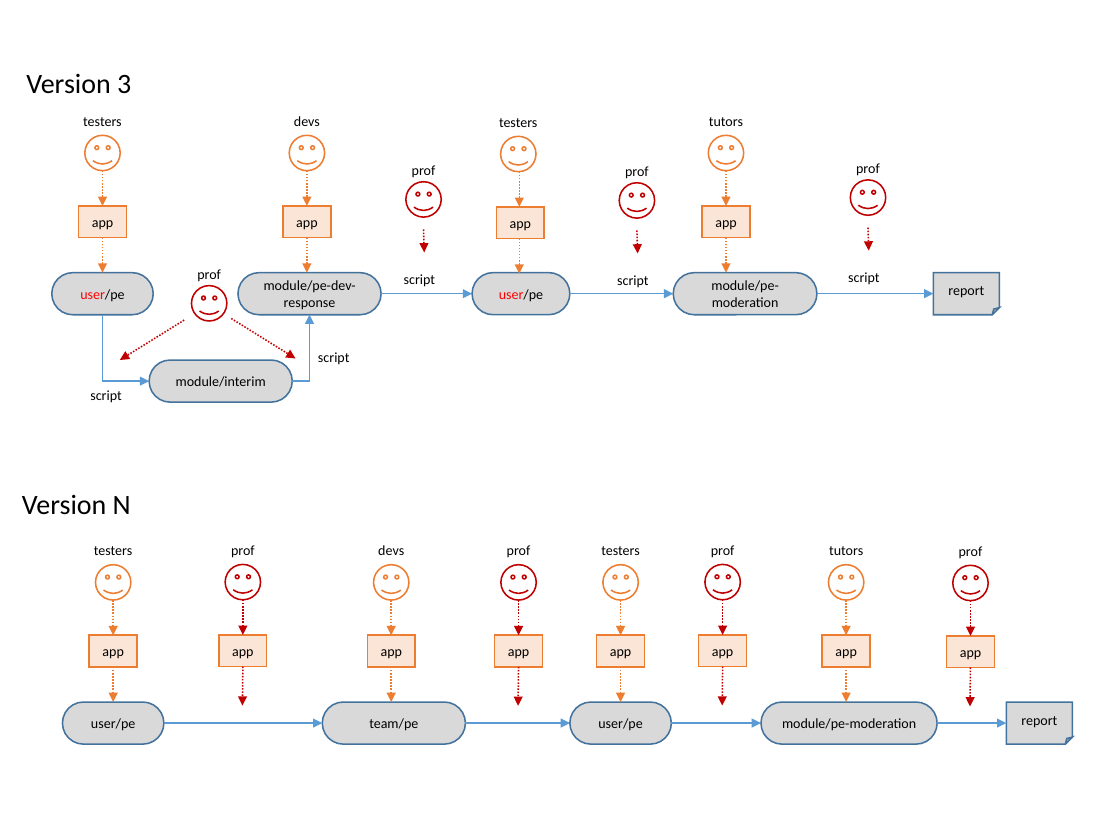
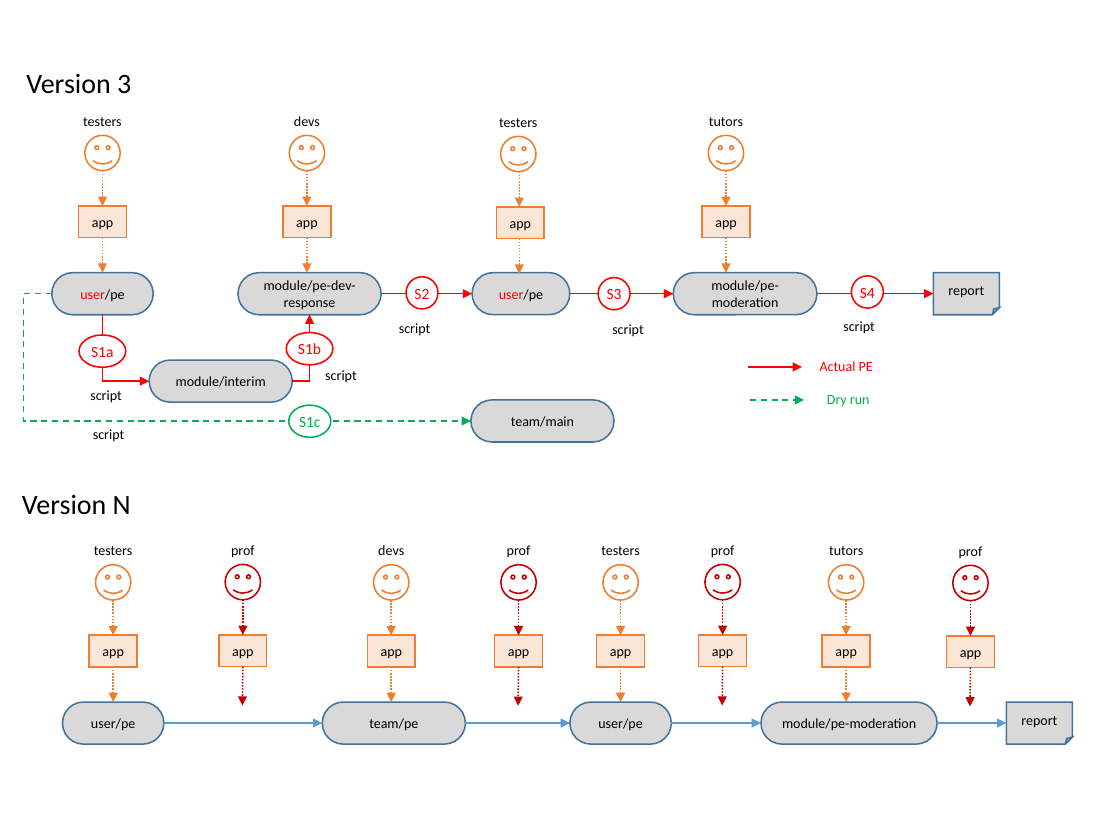
Before and after one commit to CATcher-org/templates, a slide deck: slide 2 of assets/Workflow.pptx. Drawn at 1120x840 pixels with LibreOffice and Linux fonts; fonts in the diff are those of the drawing. Boxes give left, top, right and bottom in pixels: in the first picture for what was removed or moved away, otherwise in the second. Text is boxed around its words. In the diff, an @@ line names an element or a change of style, - is before the commit and + after.

Commit message:
Update workflow diagram, add numbers to script actions

```diff
--- a/assets/Workflow.pptx
+++ b/assets/Workflow.pptx
@@ text removed at [412, 165, 436, 178] @@
-prof
@@ text removed at [625, 166, 649, 179] @@
-prof
@@ text removed at [856, 163, 880, 176] @@
-prof
@@ smiley face removed at [405, 181, 441, 217] @@
@@ smiley face removed at [619, 183, 655, 218] @@
@@ smiley face removed at [850, 180, 886, 216] @@
@@ arrow removed from (423, 230) to (424, 252) @@
@@ arrow removed from (637, 231) to (637, 253) @@
@@ arrow removed from (868, 227) to (869, 251) @@
@@ text removed at [197, 269, 221, 282] @@
-prof
@@ elbow arrow added from (52, 293) to (470, 421), #00B050 1 pt dashed @@
@@ smiley face removed at [192, 286, 227, 321] @@
@@ arrow (381, 293) - (472, 293): stroke #5B9BD5 1 pt to #FF0000 1 pt @@
@@ ellipse added at [407, 277, 439, 309], fill #FFFFFF, outline #FF0000 1 pt, 10 pt, text #FF0000 @@
+S2
@@ arrow (570, 293) - (673, 293): stroke #5B9BD5 1 pt to #FF0000 1 pt @@
@@ ellipse added at [598, 278, 631, 310], fill #FFFFFF, outline #FF0000 1 pt, 10 pt, text #FF0000 @@
+S3
@@ arrow (816, 293) - (933, 293): stroke #5B9BD5 1 pt to #FF0000 1 pt @@
@@ ellipse added at [851, 276, 884, 308], fill #FFFFFF, outline #FF0000 1 pt, 10 pt, text #FF0000 @@
+S4
@@ elbow arrow (103, 315) - (149, 381): stroke #5B9BD5 1 pt to #FF0000 1 pt @@
@@ arrow removed from (184, 320) to (120, 360) @@
@@ arrow removed from (232, 318) to (296, 358) @@
@@ elbow arrow (292, 381) - (309, 315): stroke #5B9BD5 1 pt to #FF0000 1 pt @@
@@ 3 texts: place and size @@
-3 texts at [404, 272, 879, 288]
+3 texts at [399, 321, 874, 337]
@@ ellipse added at [80, 335, 127, 367], fill #FFFFFF, outline #FF0000 1 pt, 10 pt, text #FF0000 @@
+S1a
@@ ellipse added at [287, 333, 334, 365], fill #FFFFFF, outline #FF0000 1 pt, 10 pt, text #FF0000 @@
+S1b
@@ text "script": place and size @@
-text "script" at [318, 352, 349, 365]
+text "script" at [325, 370, 356, 383]
@@ arrow added from (748, 367) to (802, 367), #FF0000 1 pt @@
@@ text added at [820, 361, 873, 371], 9 pt, text #FF0000 @@
+Actual PE
@@ ellipse added at [289, 405, 332, 438], fill #FFFFFF, outline #00B050 1 pt, 10 pt, text #00B050 @@
+S1c
@@ rounded rectangle added at [470, 400, 614, 442], fill #D9D9D9, outline #43739E 1 pt, 9 pt, text #000000 @@
+team/main
@@ arrow added from (750, 400) to (804, 400), #00B050 1 pt dashed @@
@@ text added at [827, 395, 870, 407], 9 pt, text #00B050 @@
+Dry run
@@ text added at [93, 429, 124, 442], 9 pt, text #000000 @@
+script
```
Also in this commit, not shown: 2 other files.
